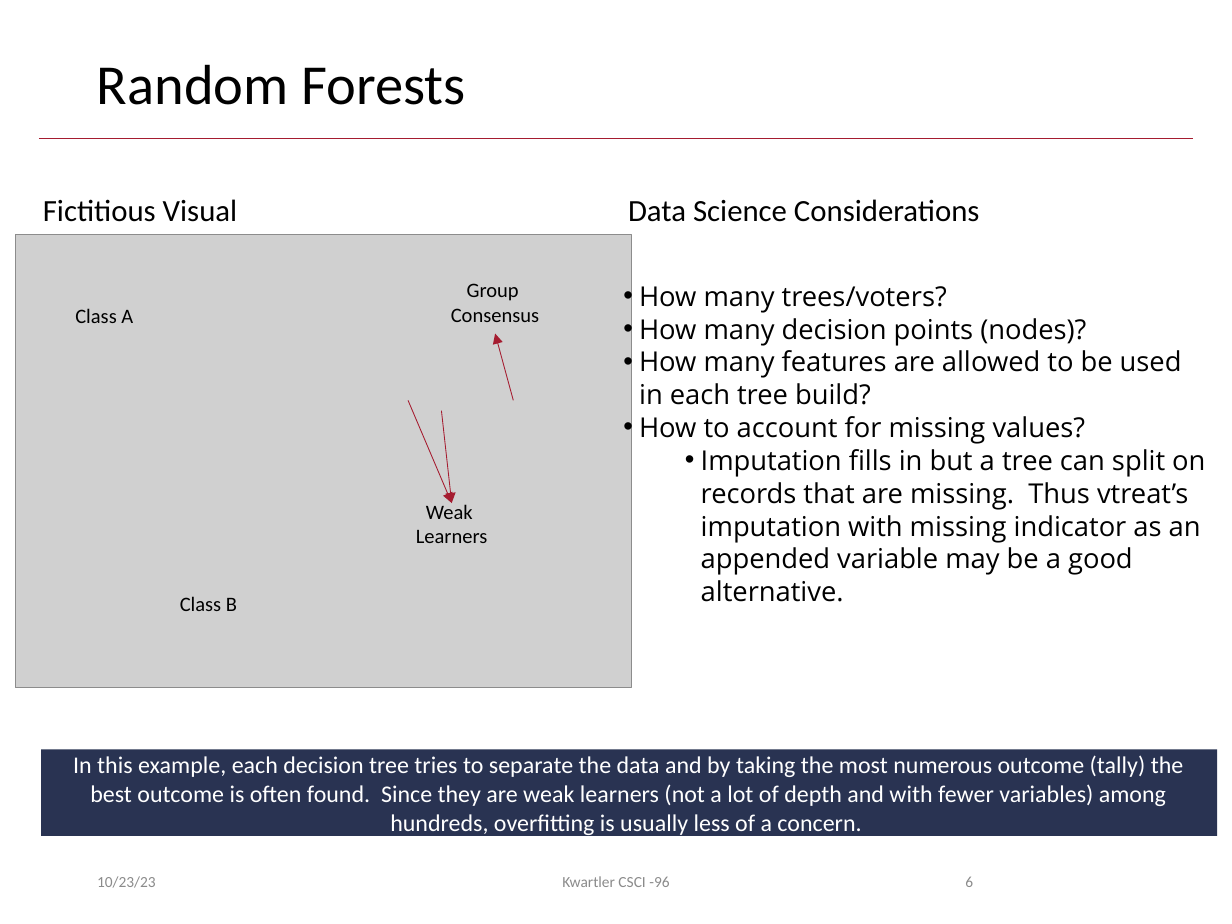
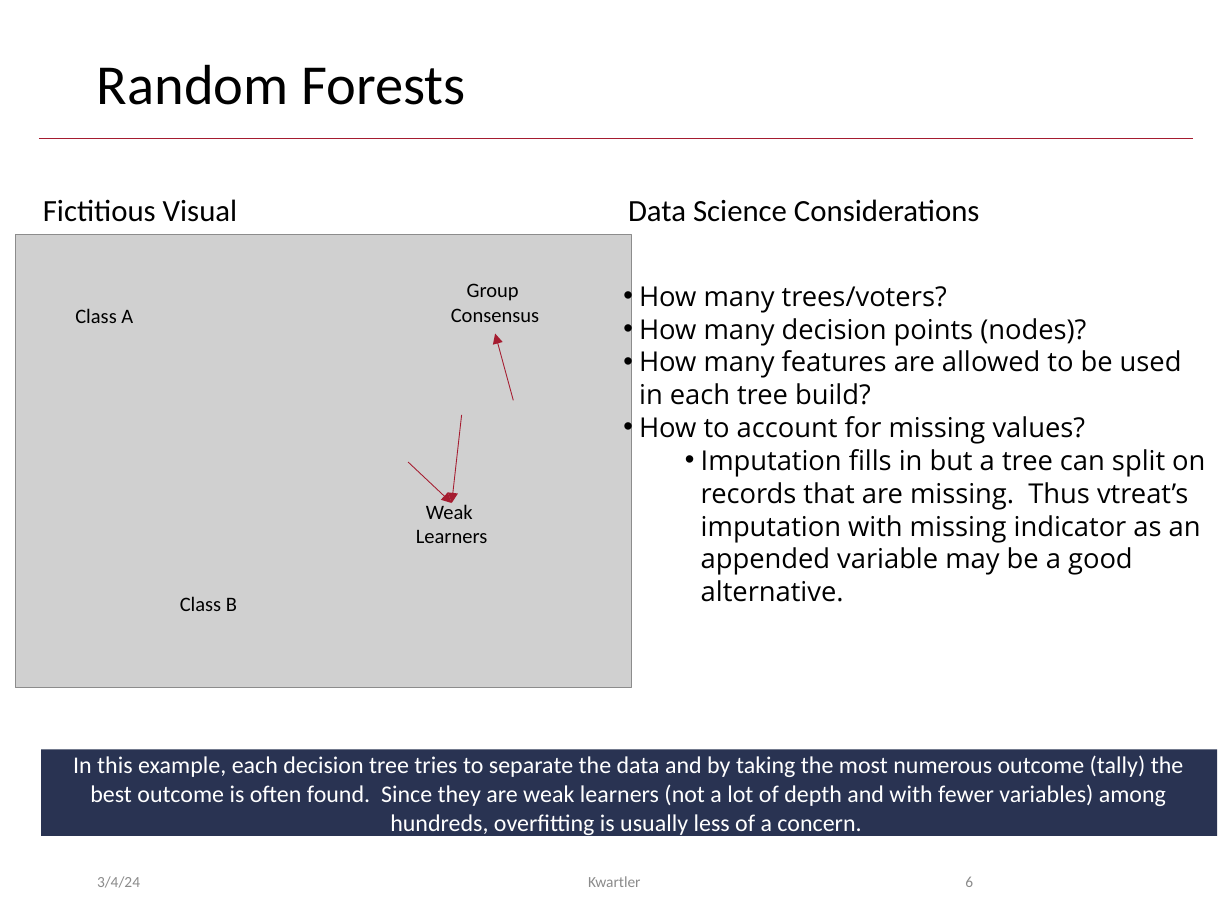
Before and after one commit to kwartler/Harvard_DataMining_Business_Student, a slide deck: slide 6 of Lessons/F_Tree_RF/C_RandomForests.pptx. Drawn at 1232x924 pixels with LibreOffice and Linux fonts; fonts in the diff are those of the drawing; grey boxes stand for pictures; background and template pictures are left out. Boxes give left, top, right and bottom in pixels: in the first picture for what was removed or moved away, otherwise in the second. Text is boxed around its words. In the diff, an @@ line names an element or a change of style, - is before the commit and + after.

Commit message:
move pptx

```diff
--- a/Lessons/F_Tree_RF/C_RandomForests.pptx
+++ b/Lessons/F_Tree_RF/C_RandomForests.pptx
@@ arrow moved from (441, 410) - (452, 503) to (462, 415) - (452, 503) @@
@@ arrow moved from (408, 400) - (452, 503) to (408, 462) - (452, 503) @@
@@ text at bbox=[97, 876, 140, 888]: text changed @@
-10/23/23
+3/4/24
@@ text at bbox=[588, 876, 641, 887]: text changed @@
-Kwartler CSCI -96
+Kwartler
```
Also in this commit, not shown: 11 other slides changed, 1 other file.
